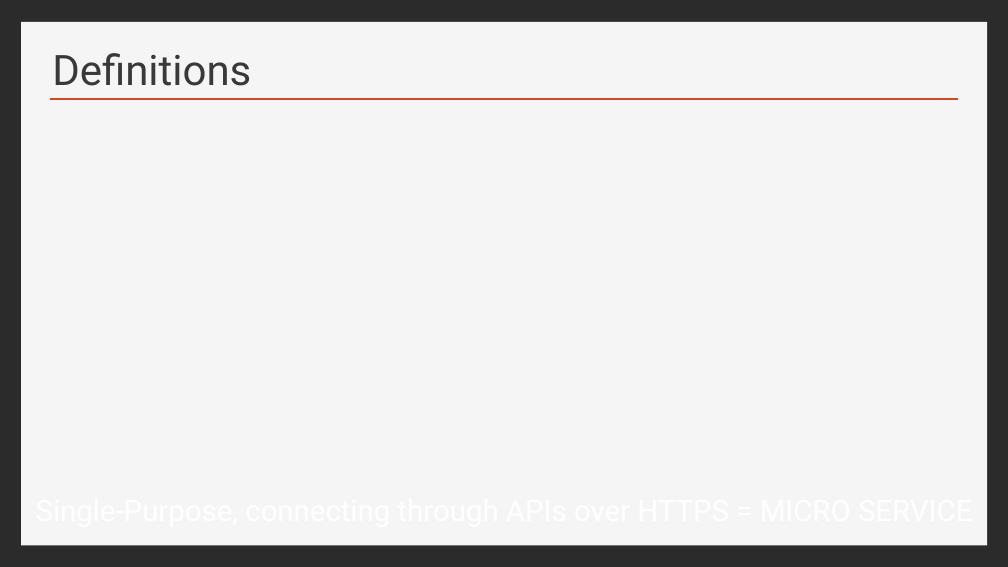
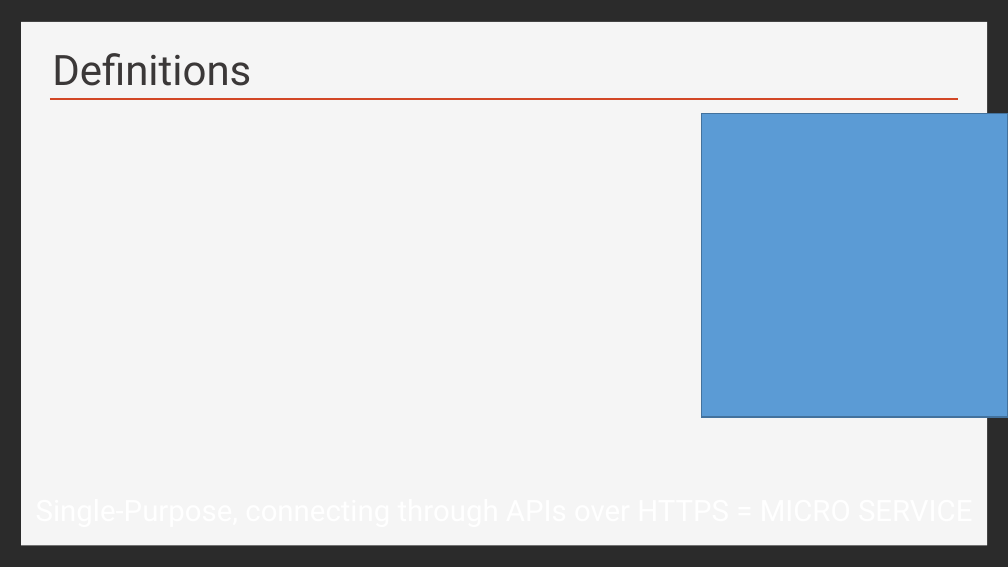
Before and after one commit to iwswordpress/ndc-london-web-components, a slide deck: slide 16 of talk.pptx. Drawn at 1008x567 pixels with LibreOffice and Linux fonts; fonts in the diff are those of the drawing; background and template pictures are left out; a plain dark background stands for a picture behind light text. Boxes give left, top, right and bottom in pixels: in the first picture for what was removed or moved away, otherwise in the second. Text is boxed around its words. In the diff, an @@ line names an element or a change of style, - is before the commit and + after.

```diff
--- a/talk.pptx
+++ b/talk.pptx
@@ rectangle added at (x1=702, y1=114, x2=1008, y2=417), fill #5B9BD5, outline #43739E 1 pt @@
```
Also in this commit, not shown: 3 other slides changed, 1 other file.
